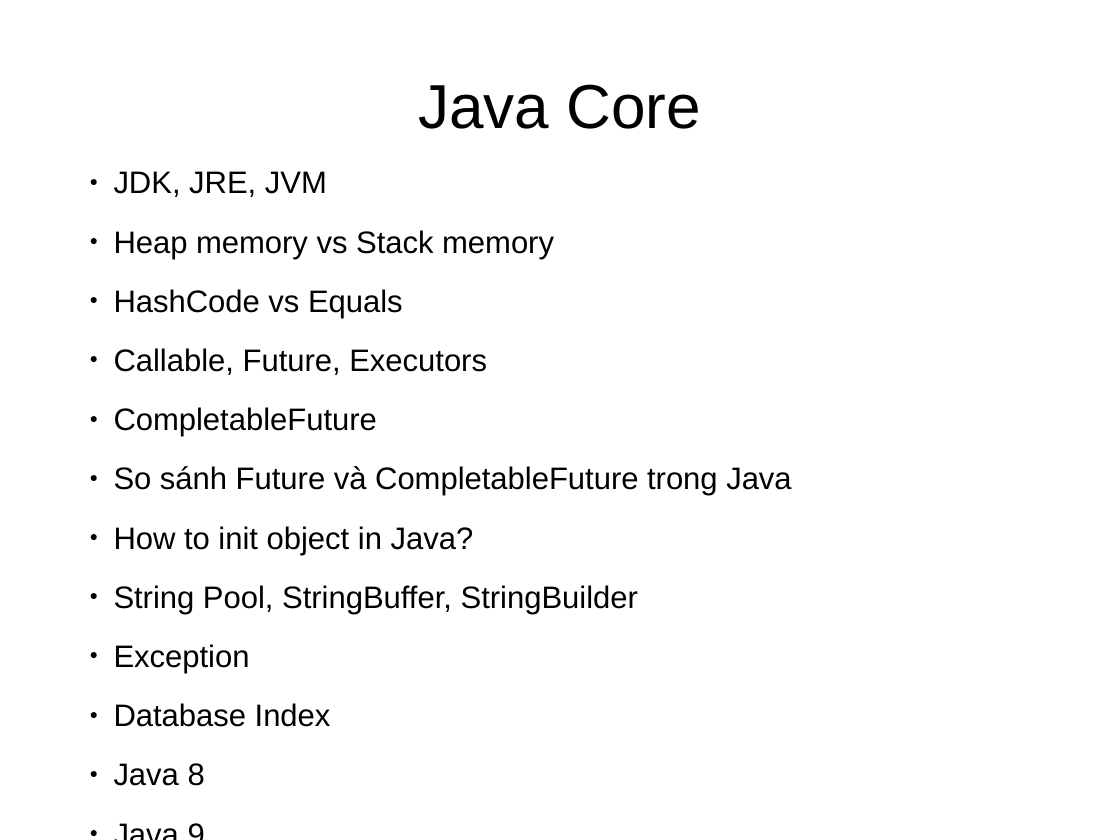
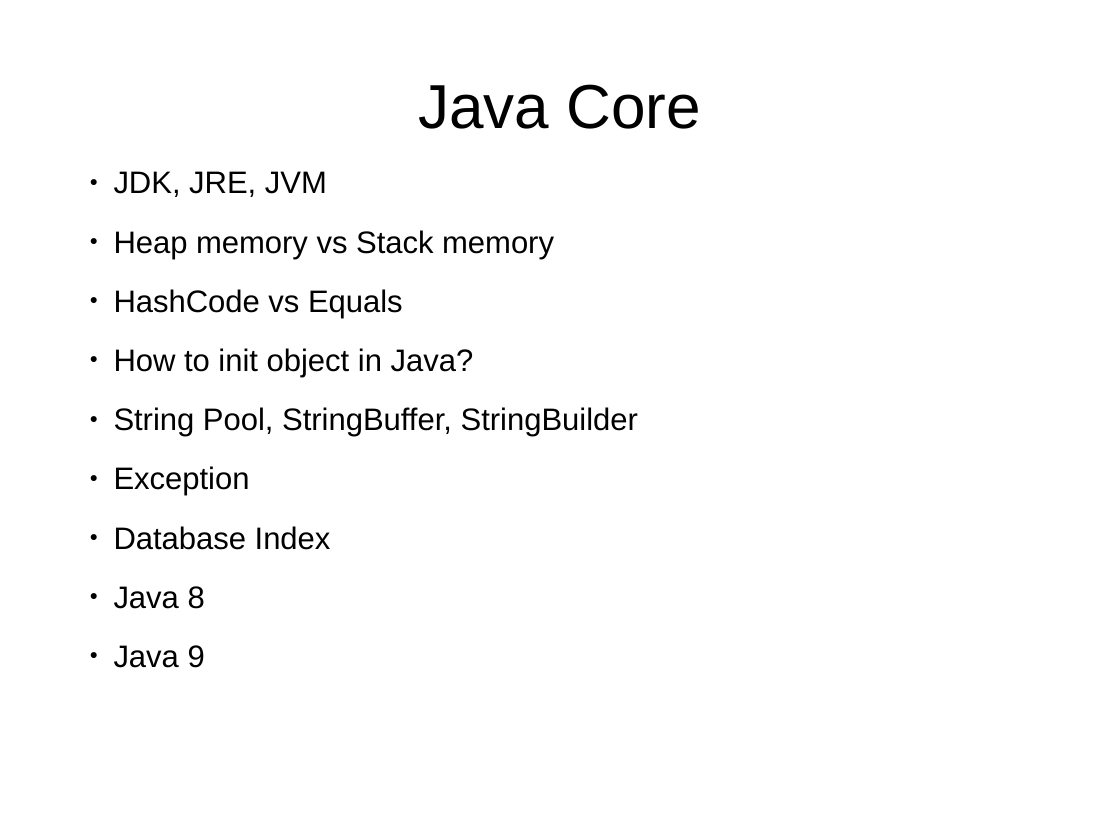
Before and after one commit to truongphan/documents, a slide deck: slide 1 of JavaCore.pptx. Drawn at 1120x840 pixels with LibreOffice and Linux fonts; fonts in the diff are those of the drawing. Boxes give left, top, right and bottom in pixels: in the first picture for what was removed or moved away, otherwise in the second. Text is boxed around its words. In the diff, an @@ line names an element or a change of style, - is before the commit and + after.

```diff
--- a/JavaCore.pptx
+++ b/JavaCore.pptx
@@ text at (x1=114, y1=348, x2=791, y2=496): paragraphs removed @@
-● Callable, Future, Executors
-● CompletableFuture
-● So sánh Future và CompletableFuture trong Java
```
Also in this commit, not shown: 1 other file.
